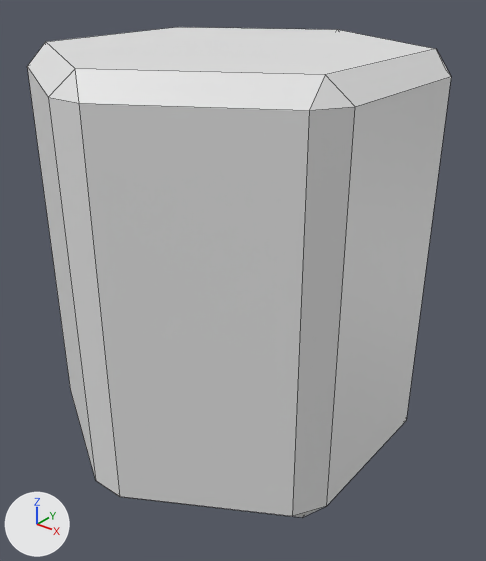
An edit to the Blender file Assets/Models/Hexagon.blend, drawn before and after from the same camera.
Camera for both pictures: a 50 mm camera at (2.02, -2.45, 1.37) aimed at (0.08, -0.02, -0.14). Every picture has the same lights, and +X, +Y and +Z are marked at lower left. Mesh edges are drawn as thin lines.
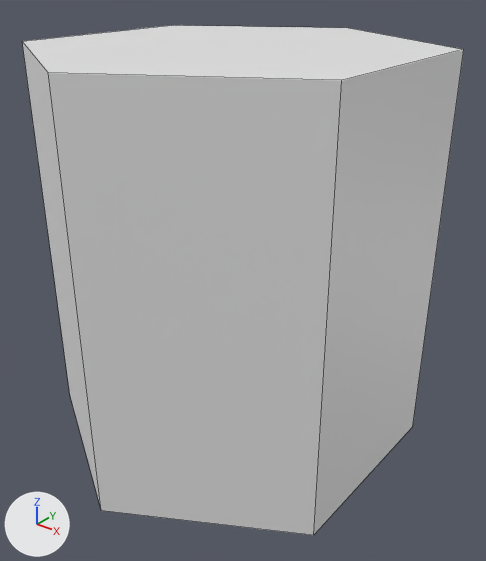
The edits, one by one:
Object 'Cylinder' (ob_cylinder) loses its BEVEL modifier named 'Bevel'.

Where the change shows, as pixel boxes [x1, y1, x2, y2] in the pictures (486 x 561 px):
'Cylinder', modifiers changed
    before: [27, 27, 451, 517]
    after: [22, 25, 464, 535]
